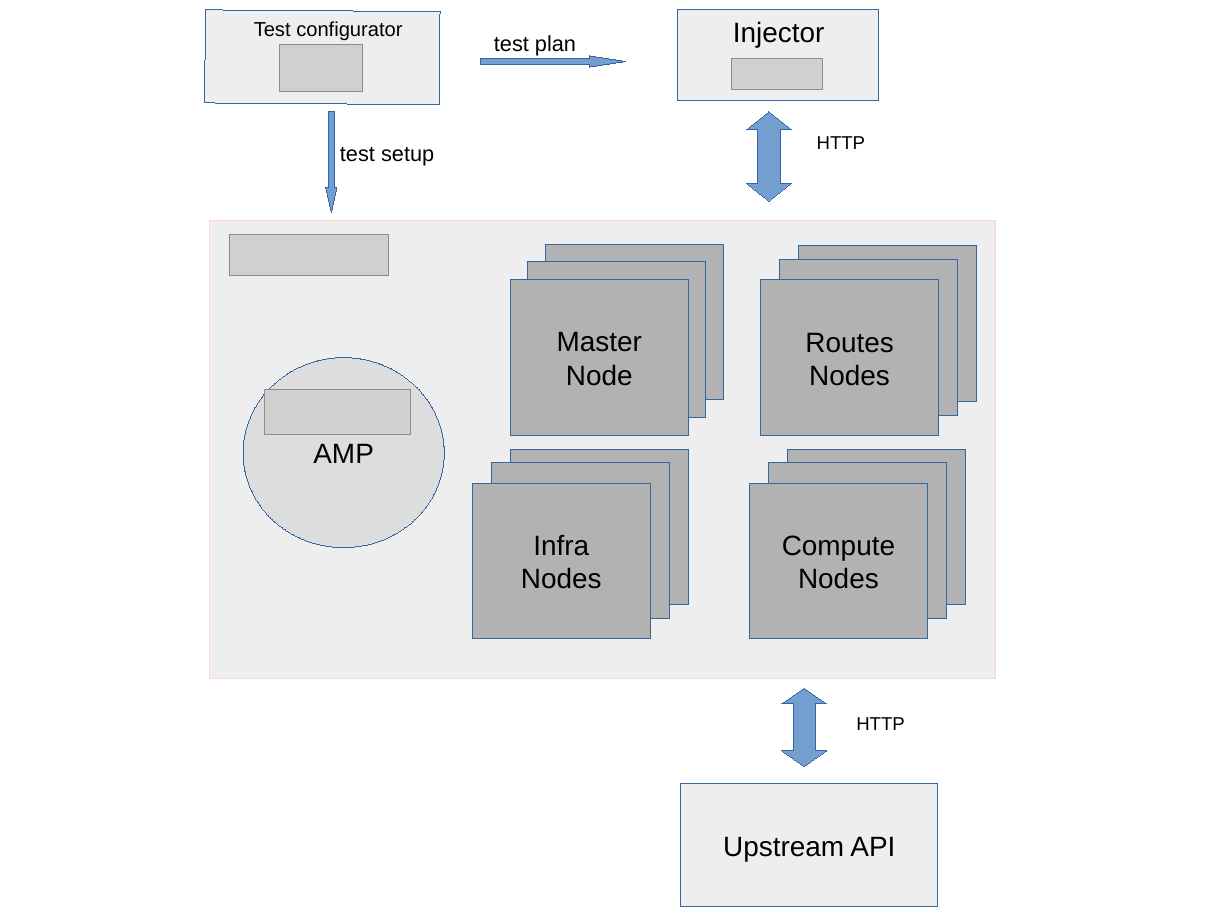
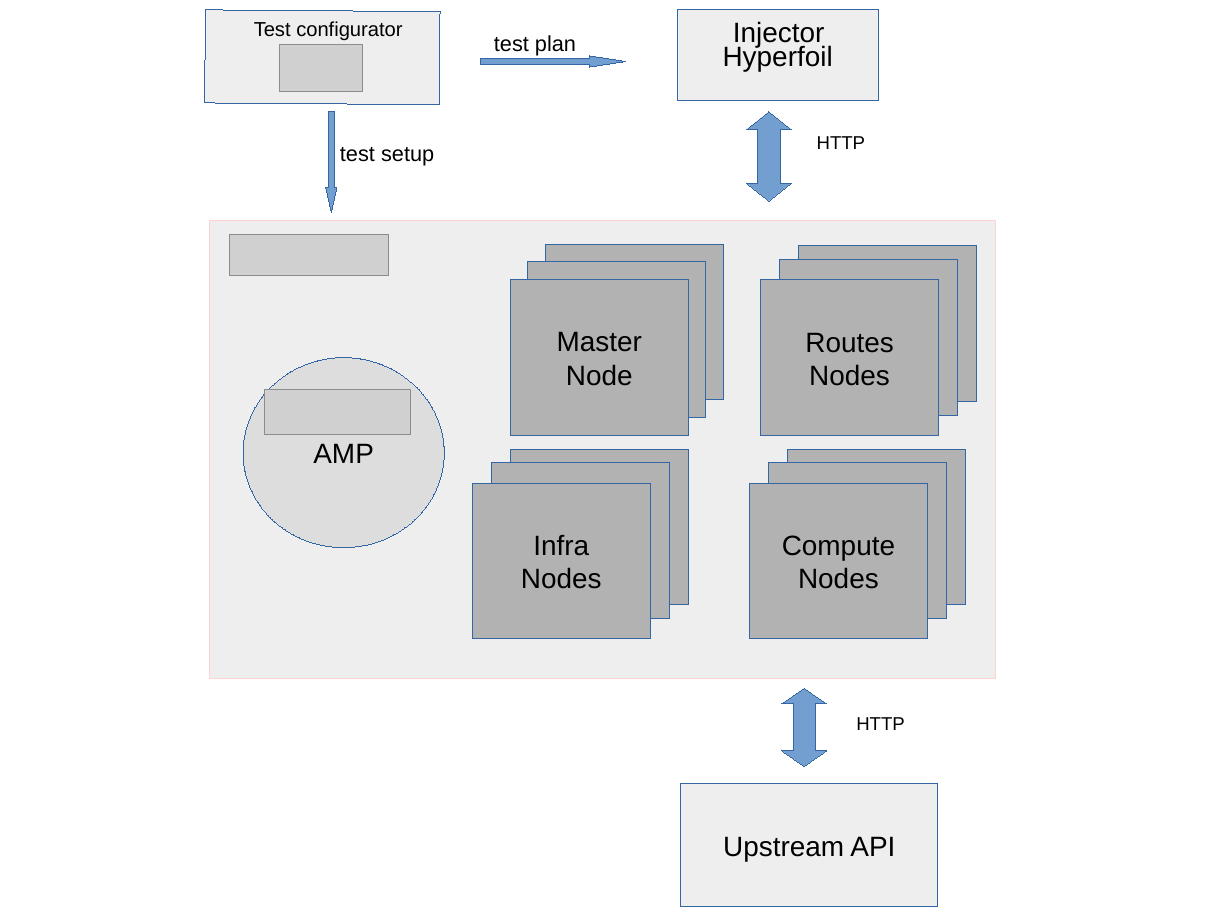
Before and after one commit to 3scale-labs/perftest-toolkit, a slide deck: slide 1 of deployment/doc/infrastructure.odp. Drawn at 1232x924 pixels with LibreOffice and Linux fonts; fonts in the diff are those of the drawing; grey boxes stand for pictures. Boxes give left, top, right and bottom in pixels: in the first picture for what was removed or moved away, otherwise in the second. Text is boxed around its words. In the diff, an @@ line names an element or a change of style, - is before the commit and + after.

```diff
--- a/deployment/doc/infrastructure.odp
+++ b/deployment/doc/infrastructure.odp
@@ text in rectangle at (723, 44, 833, 71): text added @@
+Hyperfoil
@@ picture removed at (732, 58, 823, 89) @@
```
Also in this commit, not shown: 9 other files.
